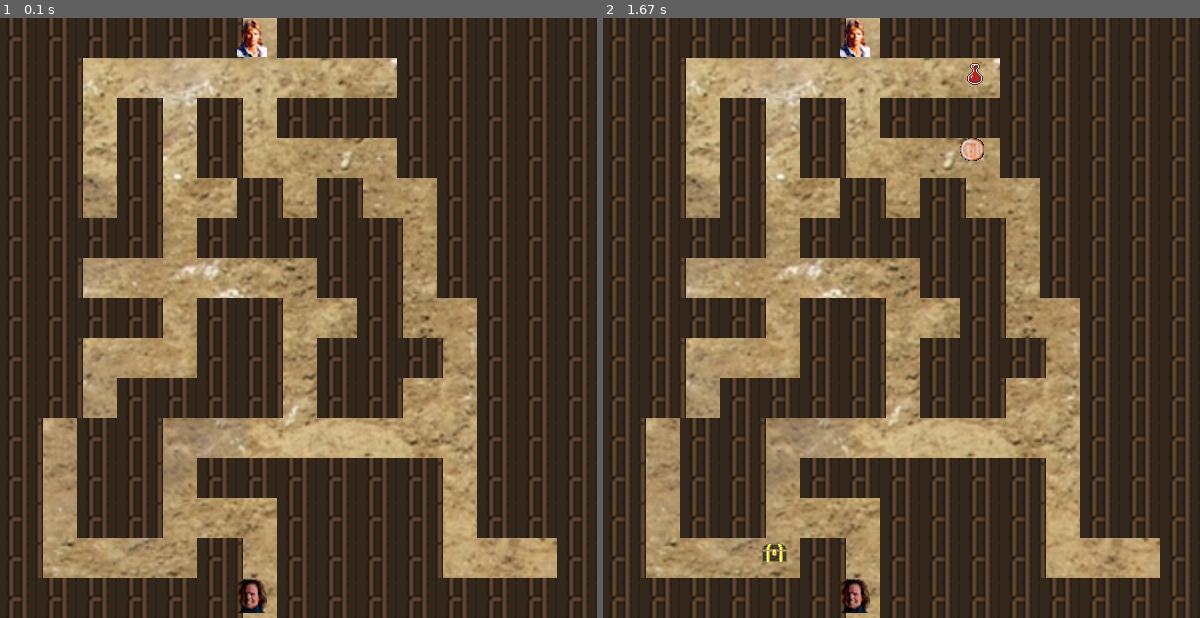
Above: before the commit, frames 1-2 (left to right).
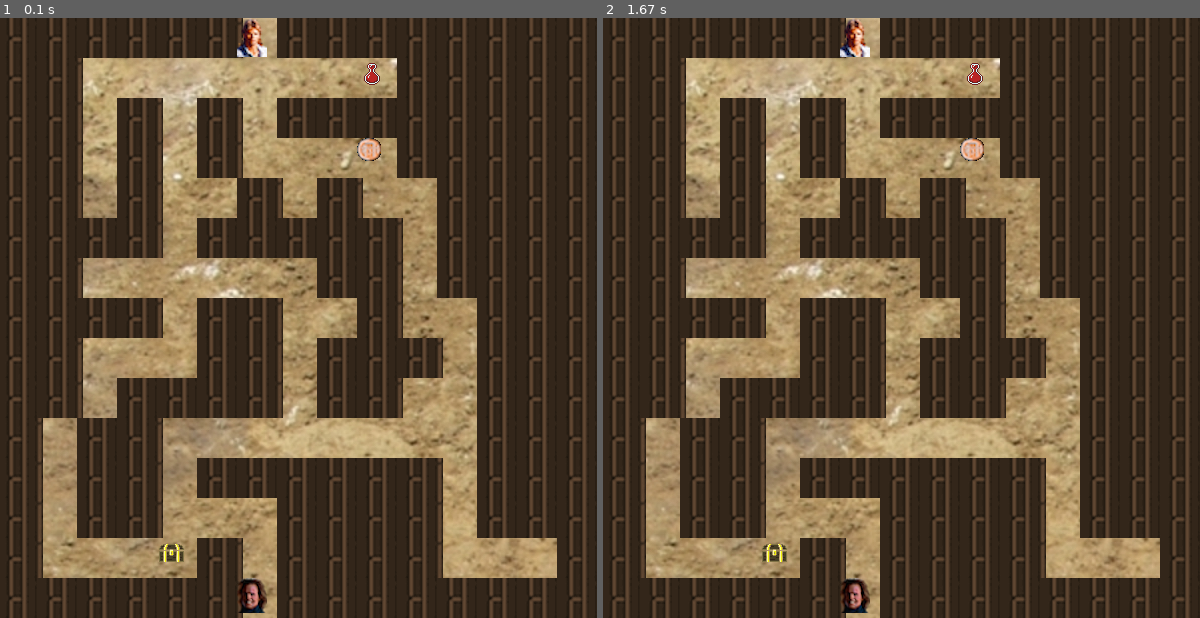
Above: after the commit, the same moments.

Repository: yannhamdi/projet3
Game: pygame game, started from labyr.py
Same seed, same stepped clock (60 frames per second), same inputs: the game is played once before the commit and once after it.
Inputs:
- Up to frame 1 (0.1 s): no input
- Up to frame 2 (1.67 s): hold Right 0.33-0.8 s

The runs differ from the first frame. In frame 1, 0.3% of the frame differs, in the area x 26-64%, y 7-91%; in frame 2, nothing differs.

Commit message:
rectif bug placement objets

Diff:
--- a/classes.py
+++ b/classes.py
@@ -40,8 +40,8 @@
                         self.mg.append(gyver)
 
                 j += 1
+        self.placing_object()
         self.draw_laby()
-        self.placing_object()
         self.changing()
 
 
@@ -103,12 +103,9 @@
             a, b = self.mg[0]  # we save a and b as the actual coordinate of macgyver
             pygame.time.Clock().tick(30)
             for event in pygame.event.get():
-                # if the player presses echap we stop the game
                 if event.type == KEYDOWN:
-                    if event.key == K_ESCAPE:
-                        break
                     # if the player presses the keydown we call the function to test the position at the bottom case
-                    elif event.key == K_DOWN:
+                    if event.key == K_DOWN:
                          new_x, new_y = a, (b + 1)
 
                     # if the player presses the keyup we will be trying the coordinates at the upper case
